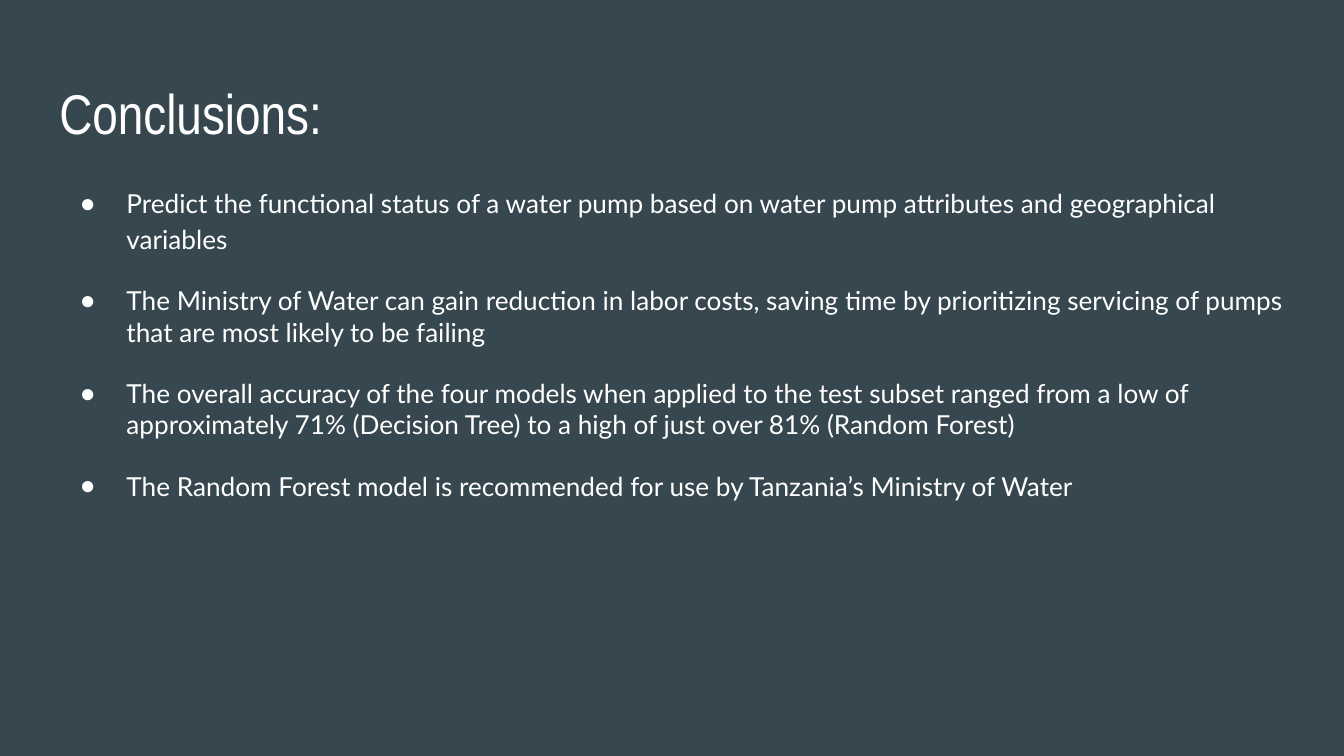
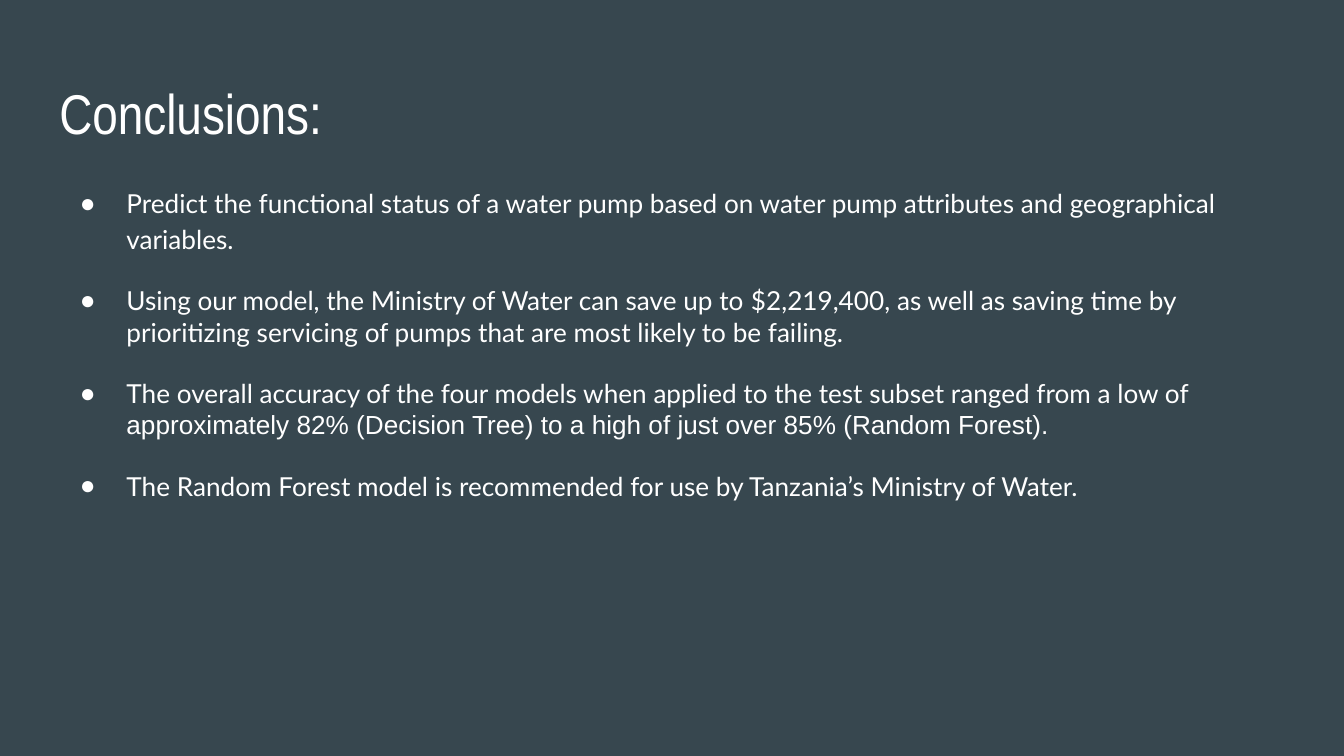
Before and after one commit to atalebizadeh/DS-Career-Track, a slide deck: slide 10 of Capstone Project 1/Water Pumps/Docs/Water Pump Slides.pptx. Drawn at 1344x756 pixels with LibreOffice and Linux fonts; fonts in the diff are those of the drawing. Boxes give left, top, right and bottom in pixels: in the first picture for what was removed or moved away, otherwise in the second. Text is boxed around its words. In the diff, an @@ line names an element or a change of style, - is before the commit and + after.

```diff
--- a/Capstone Project 1/Water Pumps/Docs/Water Pump Slides.pptx
+++ b/Capstone Project 1/Water Pumps/Docs/Water Pump Slides.pptx
@@ text at [126,193,1215,500]: text changed @@
-● Predict the functional status of a water pump based on water pump attributes and geographical variables
-● The Ministry of Water can gain reduction in labor costs, saving time by prioritizing servicing of pumps that are most likely to be failing
-● The overall accuracy of the four models when applied to the test subset ranged from a low of approximately 71% (Decision Tree) to a high of just over 81% (Random Forest)
-● The Random Forest model is recommended for use by Tanzania’s Ministry of Water
+● Predict the functional status of a water pump based on water pump attributes and geographical variables.
+● Using our model, the Ministry of Water can save up to $2,219,400, as well as saving time by prioritizing servicing of pumps that are most likely to be failing.
+● The overall accuracy of the four models when applied to the test subset ranged from a low of approximately 82% (Decision Tree) to a high of just over 85% (Random Forest).
+● The Random Forest model is recommended for use by Tanzania’s Ministry of Water.
```
